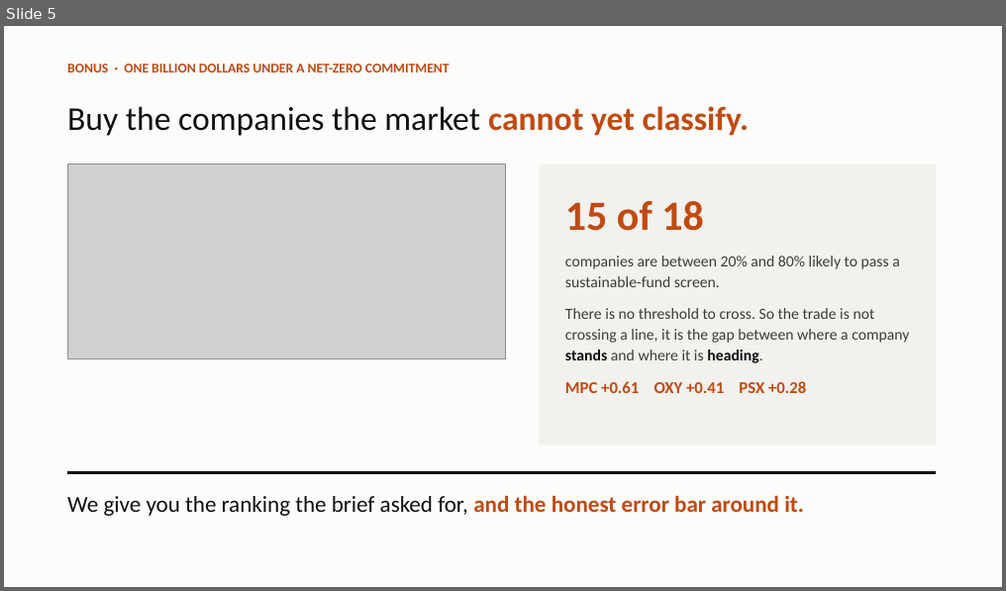
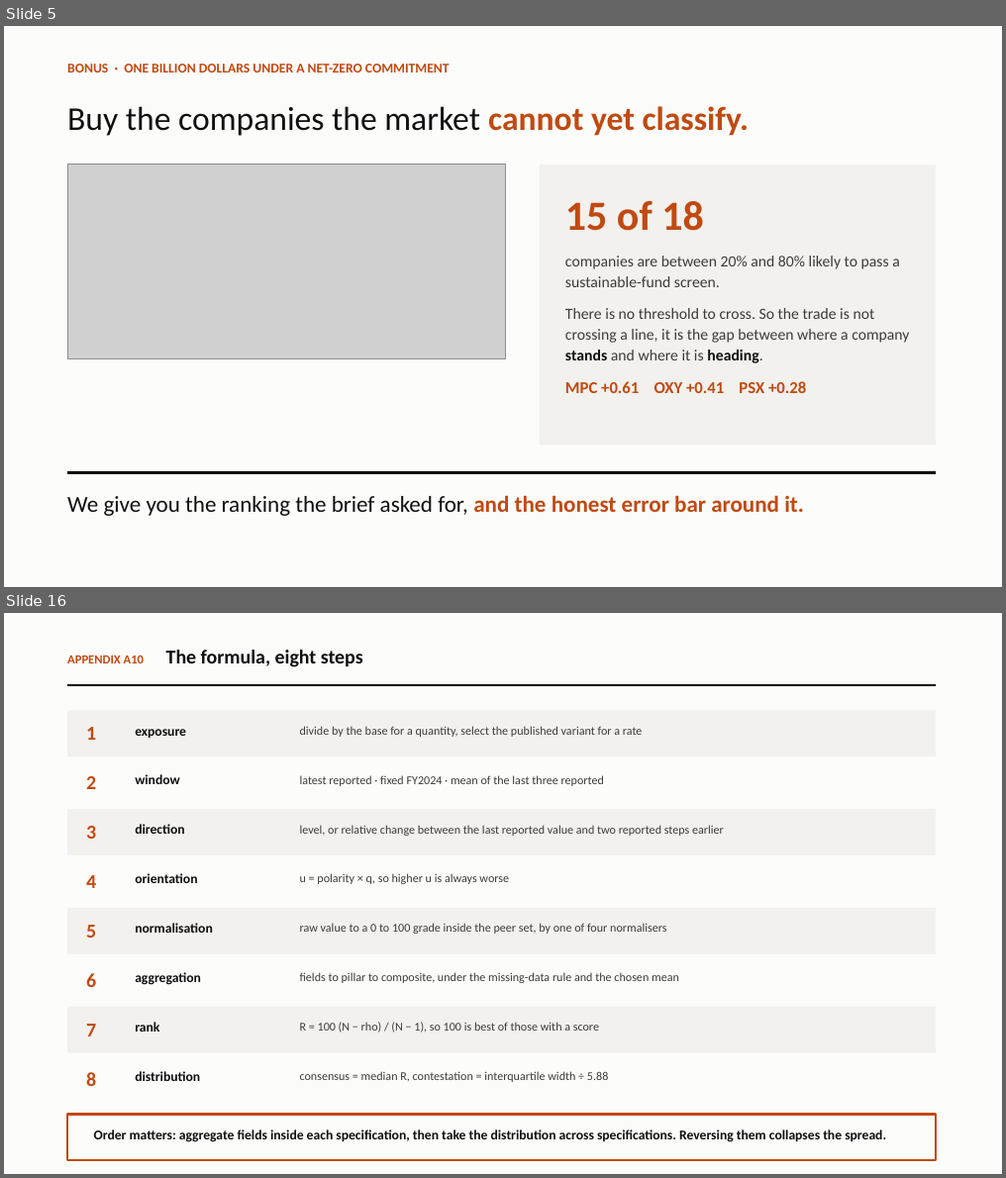
Before and after one commit to K14-coder/ETHack-Challenge-Accepted, a slide deck: CONTESTED_pitch.pptx. Shown one above the other, each under a label of ours: slide 5 before the commit, slides 5 and 16 after it; the slides between them are not shown. The pictures are 1006x591 and 1006x1178 pixels, drawn with LibreOffice and Linux fonts; fonts in the diff are those of the drawing; grey boxes stand for pictures. Boxes give left, top, right and bottom in pixels: in the first picture for what was removed or moved away, otherwise in the second. Text is boxed around its words. In the diff, an @@ line names an element or a change of style, - is before the commit and + after.

```diff
--- a/CONTESTED_pitch.pptx
+++ b/CONTESTED_pitch.pptx
@@ slide 16 added at (x1=4, y1=613, x2=1002, y2=1174), background #FFFFFF @@
@@ rectangle added at (x1=4, y1=613, x2=1002, y2=1174), fill #FCFCFB @@
@@ text added at (x1=67, y1=650, x2=363, y2=667), 19 pt, text #101010, bold @@
+APPENDIX A10 The formula, eight steps
@@ rectangle added at (x1=67, y1=684, x2=936, y2=686), fill #101010 @@
@@ rectangle added at (x1=67, y1=710, x2=936, y2=757), fill #F2F1ED @@
@@ text added at (x1=86, y1=727, x2=96, y2=740), 19 pt, text #C04A12, bold @@
+1
@@ text added at (x1=135, y1=729, x2=186, y2=738), 13 pt, text #101010, bold @@
+exposure
@@ text added at (x1=300, y1=726, x2=643, y2=737), 11.5 pt, text #3D3C38 @@
+divide by the base for a quantity, select the published variant for a rate
@@ text added at (x1=86, y1=776, x2=96, y2=789), 19 pt, text #C04A12, bold @@
+2
@@ text added at (x1=135, y1=774, x2=180, y2=784), 13 pt, text #101010, bold @@
+window
@@ text added at (x1=300, y1=775, x2=604, y2=786), 11.5 pt, text #3D3C38 @@
+latest reported · fixed FY2024 · mean of the last three reported
@@ rectangle added at (x1=67, y1=809, x2=936, y2=856), fill #F2F1ED @@
@@ text added at (x1=86, y1=826, x2=96, y2=839), 19 pt, text #C04A12, bold @@
+3
@@ text added at (x1=135, y1=824, x2=184, y2=834), 13 pt, text #101010, bold @@
+direction
@@ text added at (x1=300, y1=825, x2=724, y2=836), 11.5 pt, text #3D3C38 @@
+level, or relative change between the last reported value and two reported steps earlier
@@ text added at (x1=86, y1=875, x2=96, y2=888), 19 pt, text #C04A12, bold @@
+4
@@ text added at (x1=135, y1=873, x2=197, y2=883), 13 pt, text #101010, bold @@
+orientation
@@ text added at (x1=300, y1=873, x2=509, y2=884), 11.5 pt, text #3D3C38 @@
+u = polarity × q, so higher u is always worse
@@ rectangle added at (x1=67, y1=908, x2=936, y2=955), fill #F2F1ED @@
@@ text added at (x1=86, y1=925, x2=96, y2=938), 19 pt, text #C04A12, bold @@
+5
@@ text added at (x1=135, y1=923, x2=213, y2=933), 13 pt, text #101010, bold @@
+normalisation
@@ text added at (x1=300, y1=923, x2=666, y2=934), 11.5 pt, text #3D3C38 @@
+raw value to a 0 to 100 grade inside the peer set, by one of four normalisers
@@ text added at (x1=86, y1=973, x2=96, y2=987), 19 pt, text #C04A12, bold @@
+6
@@ text added at (x1=135, y1=972, x2=201, y2=985), 13 pt, text #101010, bold @@
+aggregation
@@ text added at (x1=300, y1=972, x2=679, y2=983), 11.5 pt, text #3D3C38 @@
+fields to pillar to composite, under the missing-data rule and the chosen mean
@@ rectangle added at (x1=67, y1=1007, x2=936, y2=1054), fill #F2F1ED @@
@@ text added at (x1=86, y1=1024, x2=96, y2=1037), 19 pt, text #C04A12, bold @@
+7
@@ text added at (x1=135, y1=1022, x2=159, y2=1032), 13 pt, text #101010, bold @@
+rank
@@ text added at (x1=300, y1=1022, x2=599, y2=1033), 11.5 pt, text #3D3C38 @@
+R = 100 (N − rho) / (N − 1), so 100 is best of those with a score
@@ text added at (x1=86, y1=1072, x2=96, y2=1086), 19 pt, text #C04A12, bold @@
+8
@@ text added at (x1=135, y1=1071, x2=200, y2=1081), 13 pt, text #101010, bold @@
+distribution
@@ text added at (x1=300, y1=1071, x2=608, y2=1082), 11.5 pt, text #3D3C38 @@
+consensus = median R, contestation = interquartile width ÷ 5.88
@@ rectangle added at (x1=67, y1=1115, x2=936, y2=1161), outline #C04A12 2 pt @@
@@ text added at (x1=94, y1=1130, x2=886, y2=1143), 13 pt, text #101010, bold @@
+Order matters: aggregate fields inside each specification, then take the distribution across specifications. Reversing them collapses the spread.
```
Also in this commit, not shown: 12 other slides added, 2 other files.
